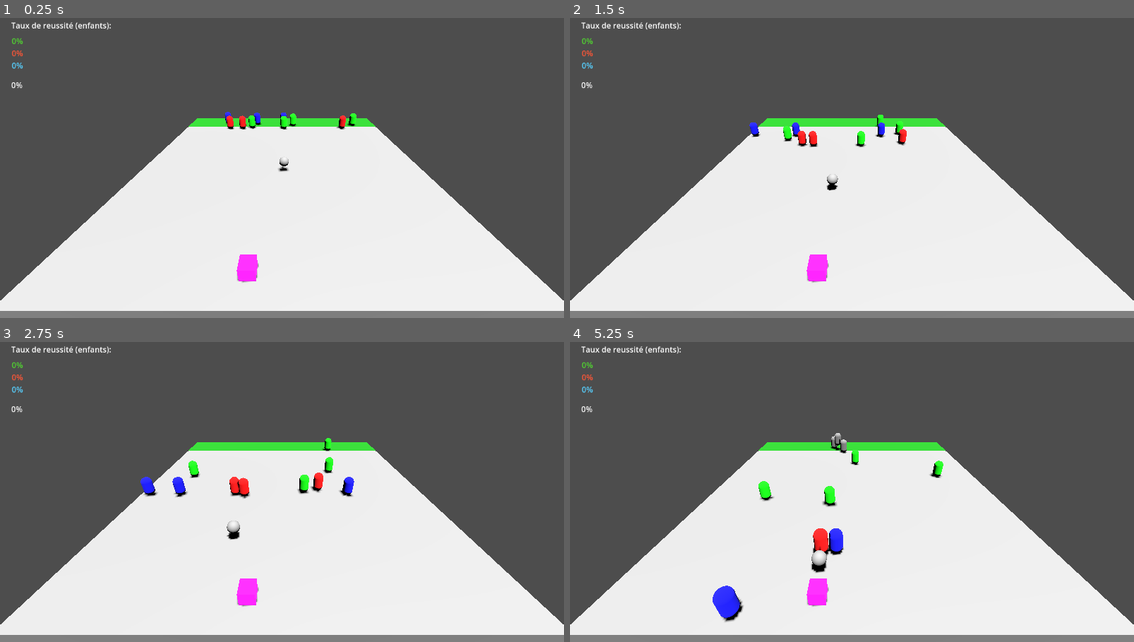
Above: before the commit, frames 1-4 (two rows, left to right).
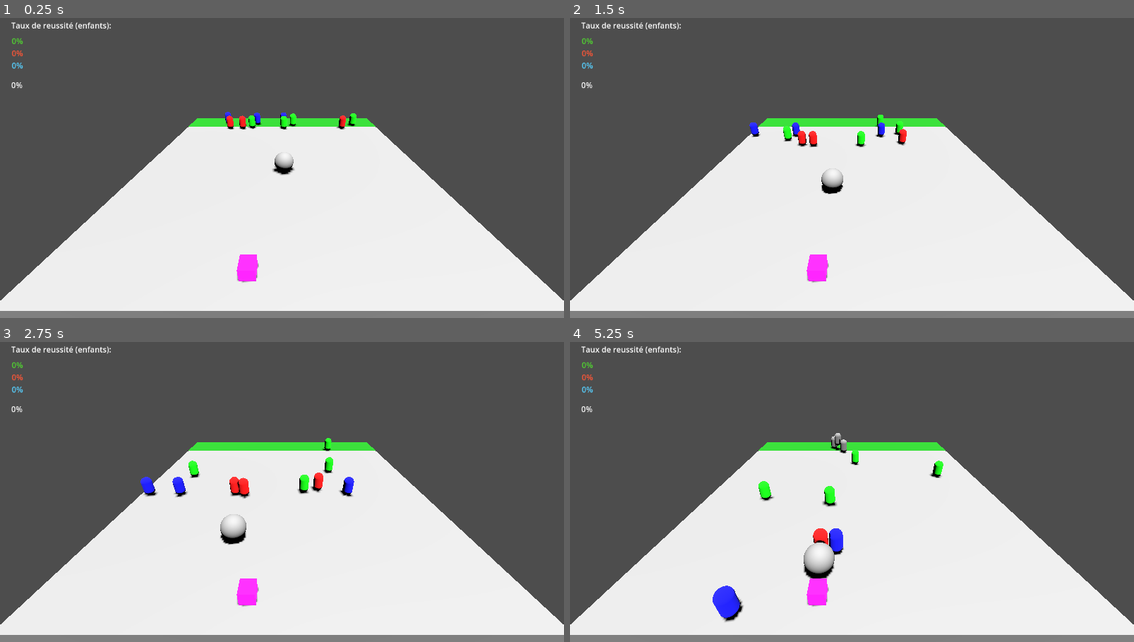
Above: after the commit, the same moments.

Repository: Mxckx9772/dos
Game: Godot game, scene res://main.tscn
Two runs of this game, one before a commit and one after it. Both use one fixed random seed, a clock stepped at 60 frames per second and the inputs below.
Inputs:
- Up to frame 1 (0.25 s): no input
- Up to frame 2 (1.5 s): no input
- Up to frame 3 (2.75 s): no input
- Up to frame 4 (5.25 s): no input

The runs differ from the first frame. In frame 1, 0.2% of the frame differs, in the area x 48-53%, y 44-53%; in frame 2, 0.2%; in frame 3, 0.3%; in frame 4, 0.5%, in the area x 41-47%, y 65-79%.

Commit message:
Restore teacher size

Diff:
--- a/teacher.tscn
+++ b/teacher.tscn
@@ -10,6 +10,7 @@
 script = ExtResource("1_qqlbb")
 
 [node name="RigidBody3D" type="StaticBody3D" parent="."]
+transform = Transform3D(2, 0, 0, 0, 2, 0, 0, 0, 2, 0, 0, 0)
 
 [node name="CollisionShape3D" type="CollisionShape3D" parent="RigidBody3D"]
 shape = SubResource("SphereShape3D_odn1d")
